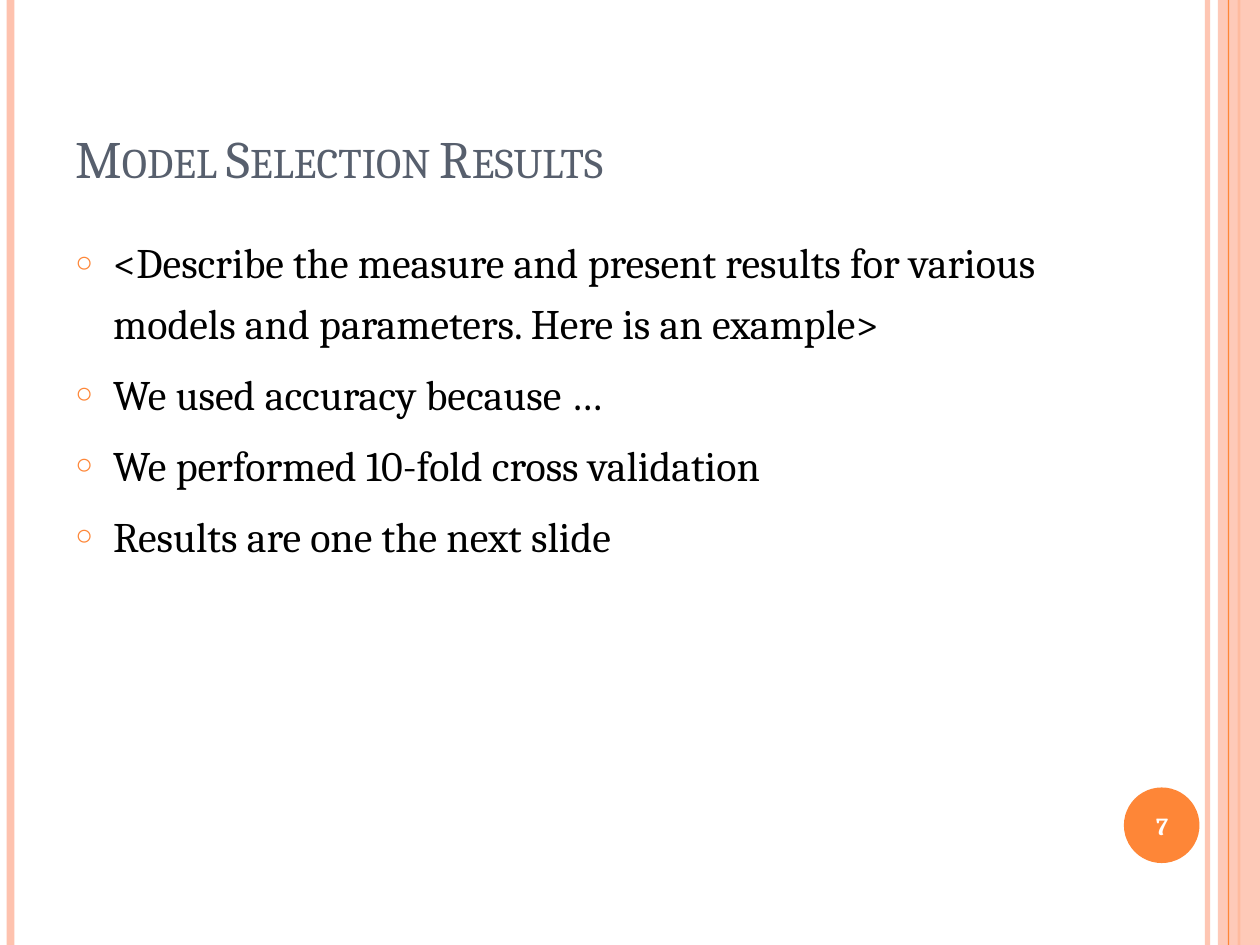
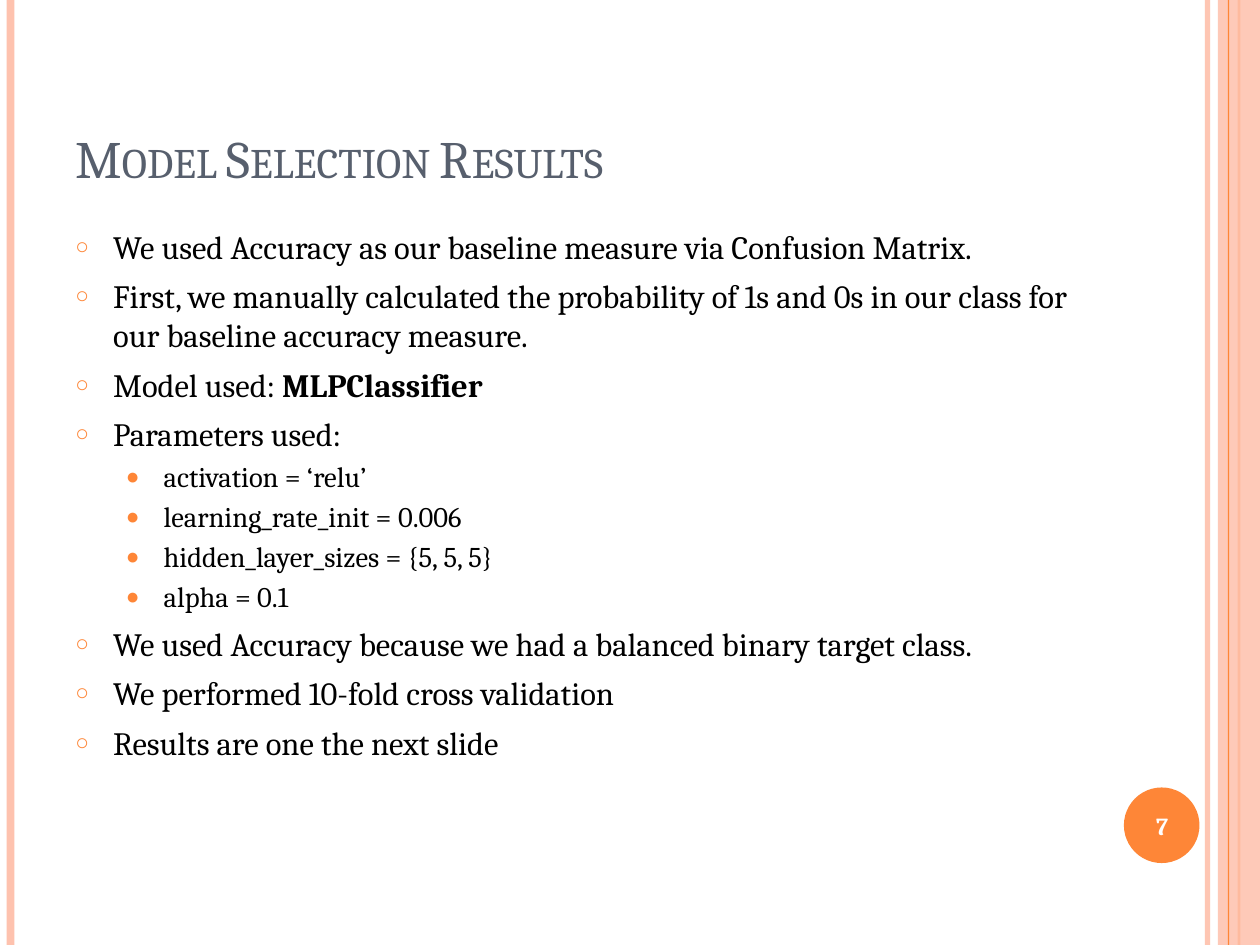
Before and after one commit to zee1159/Safe-Area-Prediction-Machine-Learning-Project, a slide deck: slide 7 of project-presentation-template.pptx. Drawn at 1260x945 pixels with LibreOffice and Linux fonts; fonts in the diff are those of the drawing. Boxes give left, top, right and bottom in pixels: in the first picture for what was removed or moved away, otherwise in the second. Text is boxed around its words. In the diff, an @@ line names an element or a change of style, - is before the commit and + after.

Commit message:
Slide updated

```diff
--- a/project-presentation-template.pptx
+++ b/project-presentation-template.pptx
@@ text at (113, 236, 1067, 663): text changed; size 24 to 18.6 pt @@
-○ <Describe the measure and present results for various models and parameters. Here is an example>
-○ We used accuracy because …
+○ We used Accuracy as our baseline measure via Confusion Matrix.
+○ First, we manually calculated the probability of 1s and 0s in our class for our baseline accuracy measure.
+○ Model used: MLPClassifier
+○ Parameters used:
+  ● activation = ‘relu’
+  ● learning_rate_init = 0.006
+  ● hidden_layer_sizes = {5, 5, 5}
+  ● alpha = 0.1
+○ We used Accuracy because we had a balanced binary target class.
@@ text at (113, 682, 614, 756): size 24 to 18.6 pt in "We performed 10-fold cross validation", "Results are one the next slide"; line spacing 1.2 to 1 @@
```
Also in this commit, not shown: 1 other slide changed, 3 slides added, 1 slide removed, 1 other file.
